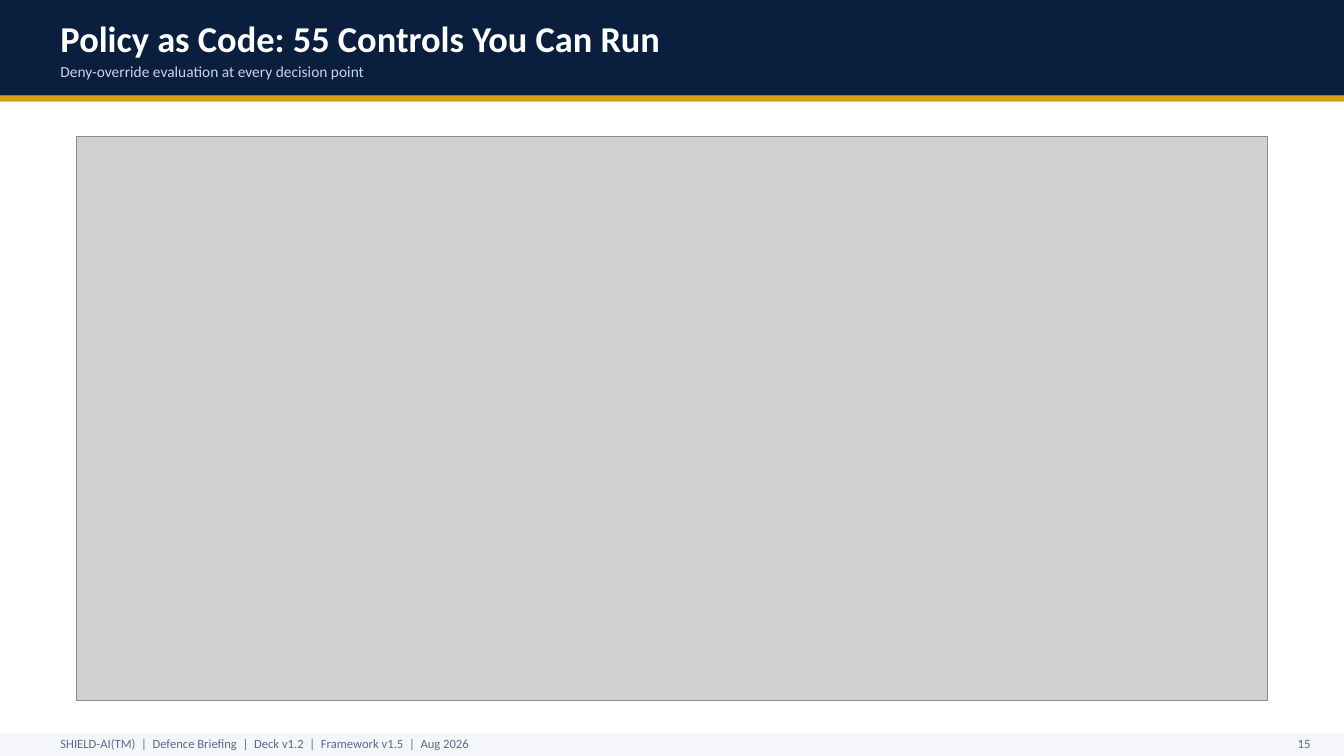
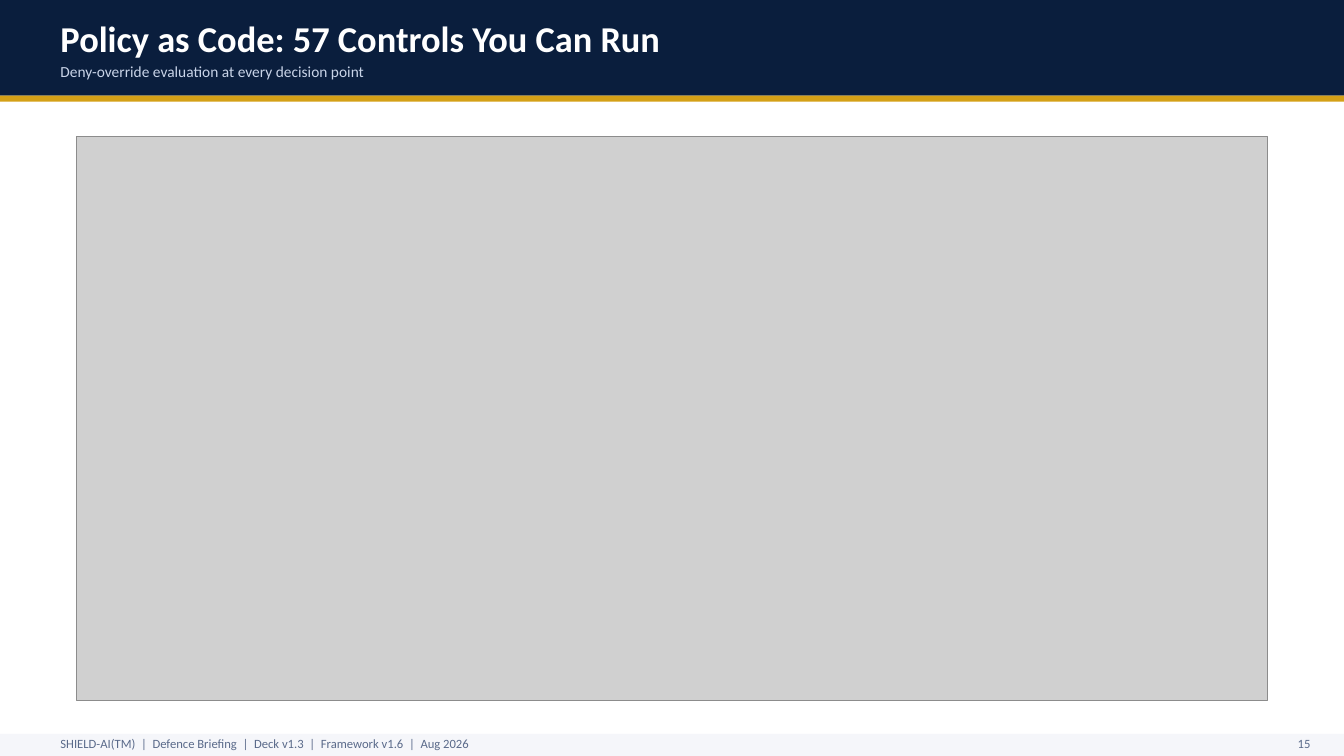
Before and after one commit to monch1962/shield-ai, a slide deck: slide 16 of client-specific/defence/shield-ai-deck-defence.pptx. Drawn at 1344x756 pixels with LibreOffice and Linux fonts; fonts in the diff are those of the drawing; grey boxes stand for pictures. Boxes give left, top, right and bottom in pixels: in the first picture for what was removed or moved away, otherwise in the second. Text is boxed around its words. In the diff, an @@ line names an element or a change of style, - is before the commit and + after.

Commit message:
Complete v1.6 weekly cycle delivery: decks, builds, verification, humanisation
- Deck HTML footers bumped v1.5 -> v1.6 across business, buyers-journey-bridge,
  and technical decks; control counts 55 -> 57; incident counts 25 -> 32;
  deck PDFs regenerated (14/7/27 slides)
- Client decks rebuilt to framework v1.6: defence v1.2 -> v1.3, aware-super
  v1.0 -> v1.1 (MS-10/TP-11 pillar bullets, evidence slides refreshed,
  footers/manifests/framework_version updated); VERSIONS.md rows added
- tools/build_docs.sh run; pypdf/EPUB verification confirms MS-10, TP-11,
  v1.6, G20/G21, and list rendering in all outputs
- Paragraph-adjacent list spacing scan: 0 real junctions repo-wide
- Humanizer pass on gap-analysis report prose (exec summary + v1.6 narrative);
  data/controls/severities untouched
- New Rego stubs for MS-10 and TP-11 (57 total) + sweep helper scripts

```diff
--- a/client-specific/defence/shield-ai-deck-defence.pptx
+++ b/client-specific/defence/shield-ai-deck-defence.pptx
@@ text at box(60, 26, 661, 58): text changed @@
-Policy as Code: 55 Controls You Can Run
+Policy as Code: 57 Controls You Can Run
@@ text at box(60, 739, 469, 750): text changed @@
-SHIELD-AI(TM) | Defence Briefing | Deck v1.2 | Framework v1.5 | Aug 2026
+SHIELD-AI(TM) | Defence Briefing | Deck v1.3 | Framework v1.6 | Aug 2026
```
Also in this commit, not shown: 23 other slides changed, 39 other files.
